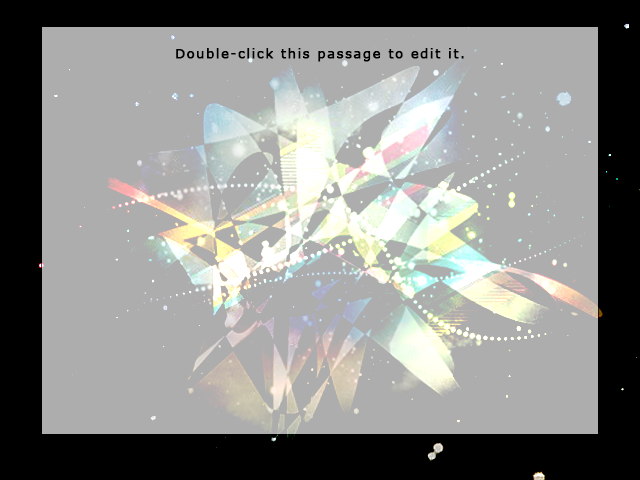
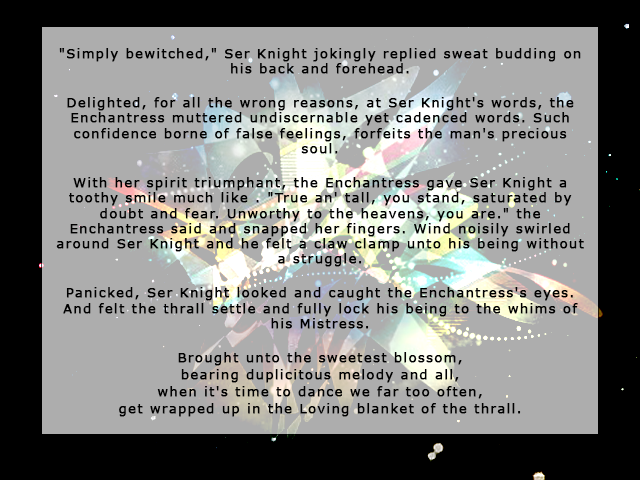
Layered file, before and after one edit (640 × 480). Changes by layer:
renamed "Double-click this passage to edit it." to "'Simply bewitched,' Ser Knight jokingly replied sweat budding o", painted on it over bbox(56, 48, 584, 417)
